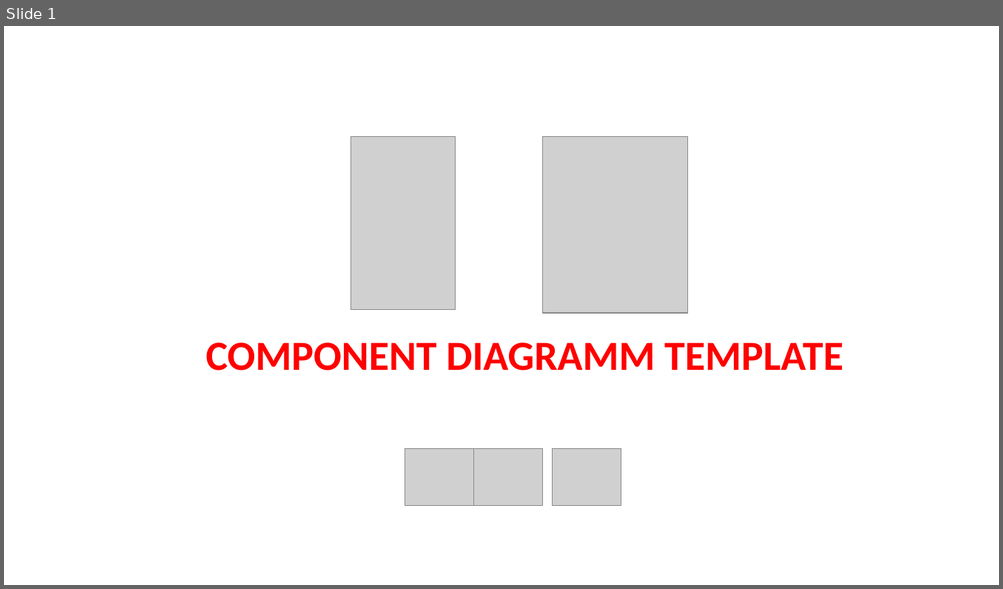
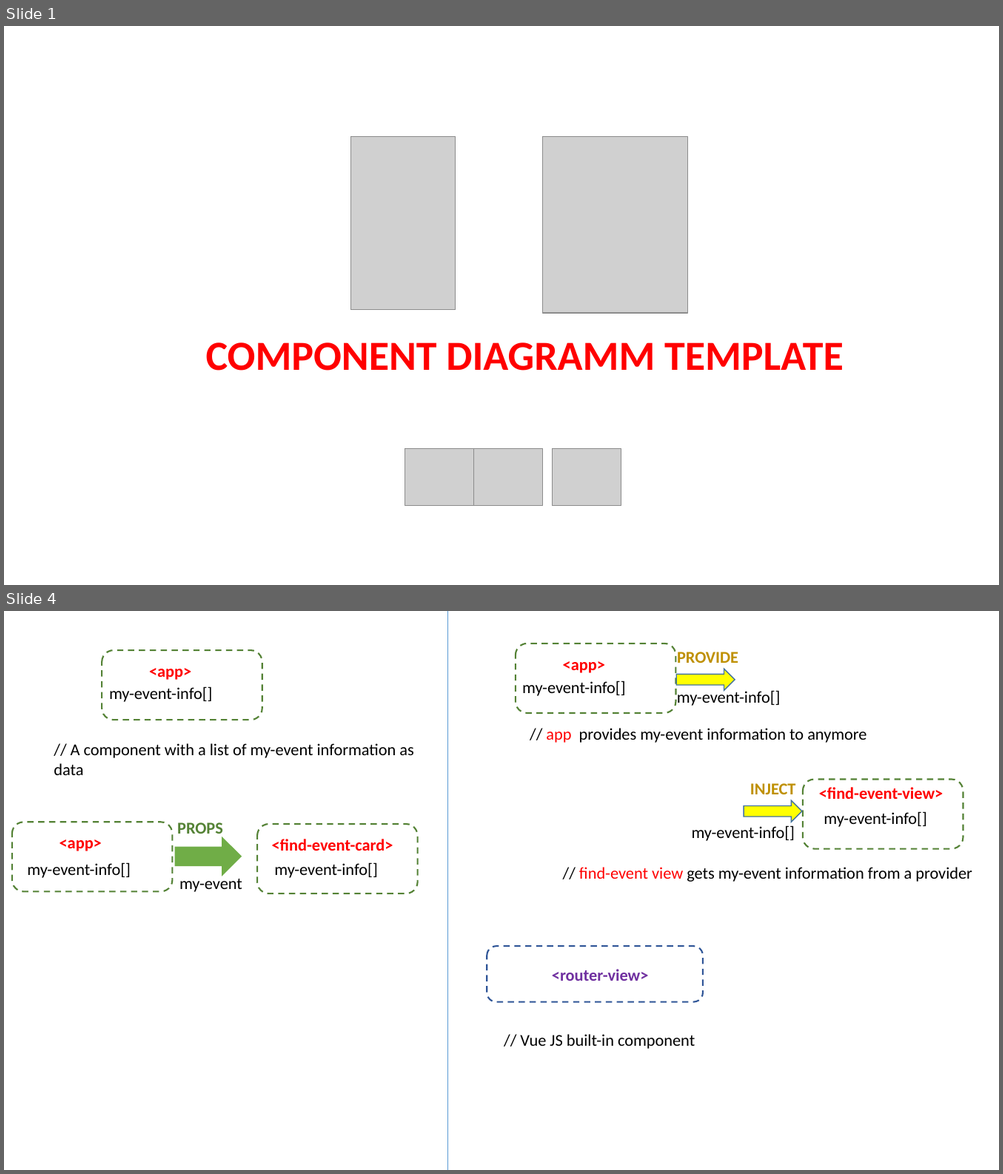
Before and after one commit to pnc-virtual-company/2021-G6-V2-PART1, a slide deck: docs/COMPONENT-DIAGRAM.pptx. Shown one above the other, each under a label of ours: slide 1 before the commit, slides 1 and 4 after it; the slides between them are not shown. The pictures are 1003x589 and 1003x1174 pixels, drawn with LibreOffice and Linux fonts; fonts in the diff are those of the drawing; grey boxes stand for pictures. Boxes give left, top, right and bottom in pixels: in the first picture for what was removed or moved away, otherwise in the second. Text is boxed around its words. In the diff, an @@ line names an element or a change of style, - is before the commit and + after.

```diff
--- a/docs/COMPONENT-DIAGRAM.pptx
+++ b/docs/COMPONENT-DIAGRAM.pptx
@@ slide 4 added at box(4, 611, 999, 1170), background #FFFFFF @@
@@ line added from (447, 611) to (447, 1170), #5B9BD5 0.5 pt @@
@@ rounded rectangle added at box(102, 650, 262, 720), outline #548235 1.5 pt dashed @@
@@ rounded rectangle added at box(515, 644, 675, 713), outline #548235 1.5 pt dashed @@
@@ text added at box(677, 652, 738, 663), 16 pt, text #BF9000, bold @@
+PROVIDE
@@ text added at box(149, 668, 191, 680), 16 pt, text #FF0000, bold @@
+<app>
@@ text added at box(563, 661, 605, 673), 16 pt, text #FF0000, bold @@
+<app>
@@ right arrow added at box(676, 669, 734, 691), fill #FFFF00, outline #43739E 1 pt @@
@@ text added at box(109, 686, 213, 702), 16 pt, text #000000 @@
+my-event-info[]
@@ text added at box(522, 681, 626, 696), 16 pt, text #000000 @@
+my-event-info[]
@@ text added at box(677, 689, 780, 706), 16 pt, text #000000 @@
+my-event-info[]
@@ text added at box(54, 743, 413, 775), 16 pt, text #000000 @@
+// A component with a list of my-event information as data
@@ text added at box(546, 728, 866, 743), 16 pt, text #000000 @@
+// app provides my-event information to anymore
@@ text added at box(750, 783, 796, 795), 16 pt, text #BF9000, bold @@
+INJECT
@@ rounded rectangle added at box(802, 780, 963, 849), outline #548235 1.5 pt dashed @@
@@ text added at box(819, 787, 943, 799), 16 pt, text #FF0000, bold @@
+<find-event-view>
@@ right arrow added at box(743, 800, 802, 822), fill #FFFF00, outline #43739E 1 pt @@
@@ rounded rectangle added at box(12, 822, 173, 891), outline #548235 1.5 pt dashed @@
@@ text added at box(177, 823, 223, 838), 16 pt, text #548235, bold @@
+PROPS
@@ rounded rectangle added at box(257, 824, 418, 894), outline #548235 1.5 pt dashed @@
@@ text added at box(691, 826, 795, 841), 16 pt, text #000000 @@
+my-event-info[]
@@ text added at box(823, 812, 927, 827), 16 pt, text #000000 @@
+my-event-info[]
@@ text added at box(60, 840, 102, 851), 16 pt, text #FF0000, bold @@
+<app>
@@ right arrow added at box(176, 838, 242, 875), fill #70AD47, outline #70AD47 1 pt @@
@@ text added at box(272, 839, 393, 851), 16 pt, text #FF0000, bold @@
+<find-event-card>
@@ text added at box(27, 863, 131, 878), 16 pt, text #000000 @@
+my-event-info[]
@@ text added at box(179, 875, 242, 892), 16 pt, text #000000 @@
+my-event
@@ text added at box(274, 863, 378, 878), 16 pt, text #000000 @@
+my-event-info[]
@@ text added at box(579, 867, 972, 882), 16 pt, text #000000 @@
+// find-event view gets my-event information from a provider
@@ rounded rectangle added at box(486, 947, 703, 1002), outline #2F5597 1.5 pt dashed @@
@@ text added at box(552, 969, 649, 981), 16 pt, text #7030A0, bold @@
+<router-view>
@@ text added at box(520, 1034, 694, 1049), 16 pt, text #000000 @@
+// Vue JS built-in component
```
Also in this commit, not shown: 3 other slides added, 1 slide removed.
